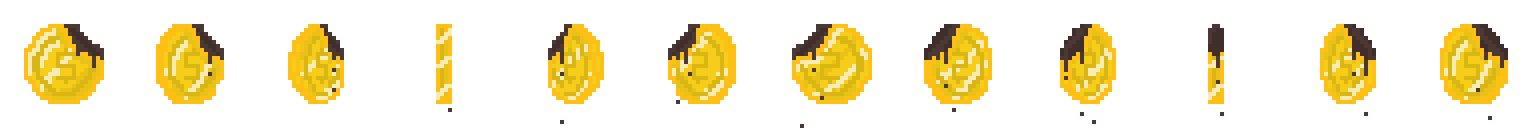
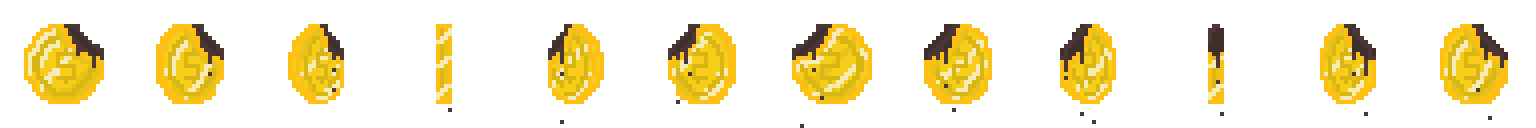
Revision of a layered 1536x128 image; what changed, layer by layer:
painted on "Layer 44" over box(1484, 24, 1508, 52)
painted on "Layer 49" over box(1360, 28, 1372, 44)
painted on "Layer 39" over box(1064, 28, 1076, 44)
painted on "Layer 34" over box(932, 28, 944, 40)
